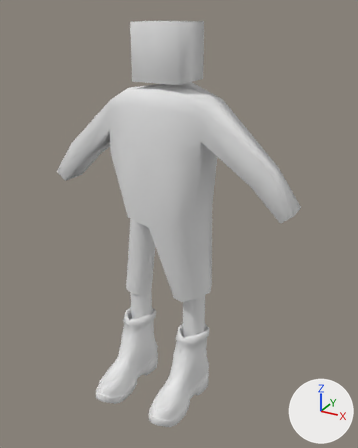
The Blender file modelsrc/bliink_player/player5more.blend as it was, and as the next commit left it.
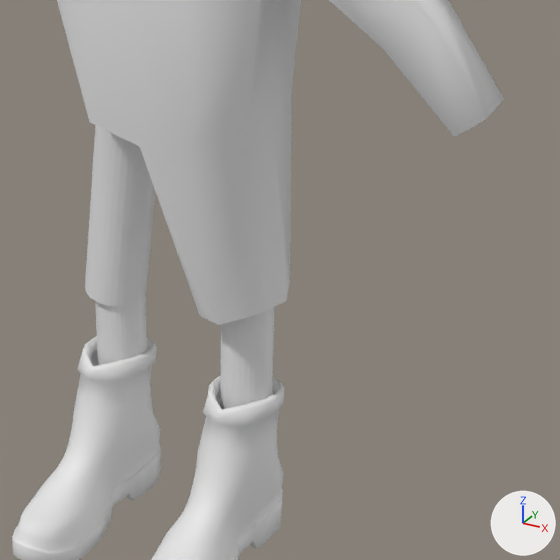
Each version is shown whole from a 50 mm lens placed at (44.0, -73.5, 73.9), pointed at (3.4, 0.4, 37.0), then close up on the part from 25% to 91% of the width and 37% to 89% of the height. Arrows for +X, +Y and +Z are at lower right; the lights stay in place.
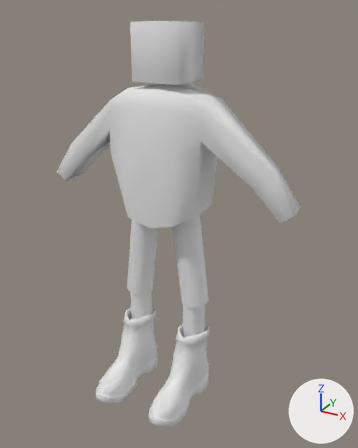
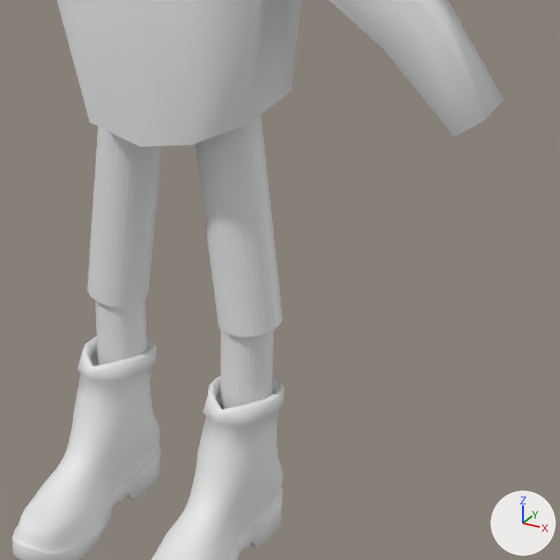
Commit message: new player models

Where the change shows, as pixel boxes (x1, y1, x2, y2) in the close-ups (560 x 560 px):
'blue_player_reference2', reshaped: before (57, 0, 504, 325); after (57, 0, 504, 147)
'Cylinder.003', added: after (195, 115, 283, 337)
'Cylinder.002', reshaped, moved (7% wider): before (85, 125, 155, 306); after (87, 126, 162, 307)
part 1 of me_cube, deleted: before (140, 92, 292, 325)

Patch to the scene script:
```diff
--- a/modelsrc/bliink_player/player5more.blend.py
+++ b/modelsrc/bliink_player/player5more.blend.py
@@ me_cube @@
 me_cube.from_pydata(...)  # 81 vertices, 144 faces; spans x -1.72..1.0, y -2.77..2.77, z 1.34..4.34
 # used by ob_blue_player_reference2; location = (0.0, 0.0, 0.0); rotation_euler = (0.0, 0.0, 4.712), in degrees (0, 0, 270); scale = (5.12, 8.94, 16.5)
 # verts and faces of me_cube; kept vertices keep their numbers, new ones are numbered from 81
 # before: 32 (0.28, 0.84, 2.4) at pixel (248, 123), 33 (-1.16, 0.84, 2.4) at pixel (291, 91), 36 (0.92, 0.0, 2.27) at pixel (139, 146), 37 (-0.44, 0.84, 2.4) at pixel (270, 106), 39 (-1.72, 0.0, 2.27)
 # before: 44 (-0.44, 0.0, 2.27), 61 (0.92, 0.5, 2.34) at pixel (191, 145), 74 (0.14, 0.92, 1.4) at pixel (258, 314), 75 (-1.0, 0.92, 1.4) at pixel (290, 281), 76 (0.34, 0.38, 1.34) at pixel (199, 315)
 # before: 77 (-0.44, 1.04, 1.39) at pixel (286, 301), 78 (-1.16, 0.38, 1.34), 79 (-0.44, 0.26, 1.34), 80 (0.58, 0.65, 1.37) at pixel (218, 325)
+# me_cube part 1
+delete_vertices([44, *range(74, 81)])  # with the faces that use them
 me_cube.materials.append(mat_bliink_player)
@@ ob_cylinder_002 @@
 ob_cylinder_002 = bpy.data.objects.new('Cylinder.002', me_cylinder_002)
-ob_cylinder_002.location = (-5.84, 1.75, 29.82)
+ob_cylinder_002.location = (-5.59, 1.75, 29.82)
 ob_cylinder_002.rotation_euler = (0.0, 0.116, 0.0)  # degrees (0, 6.6, 0)
@@ ob_cylinder_003 @@
+ob_cylinder_003 = bpy.data.objects.new('Cylinder.003', me_cylinder.copy())  # the mesh of ob_cylinder
+ob_cylinder_003.location = (4.96, 1.75, 30.59)
+ob_cylinder_003.rotation_euler = (0.0, -0.13, 0.0)  # degrees (0, -7.4, 0)
+ob_cylinder_003.scale = (2.69, 2.69, 10.1)
+_m = ob_cylinder_003.modifiers.new('Boolean', 'BOOLEAN')
+_m.object = ob_blue_player_reference2
+_m.solver = 'FLOAT'
```
